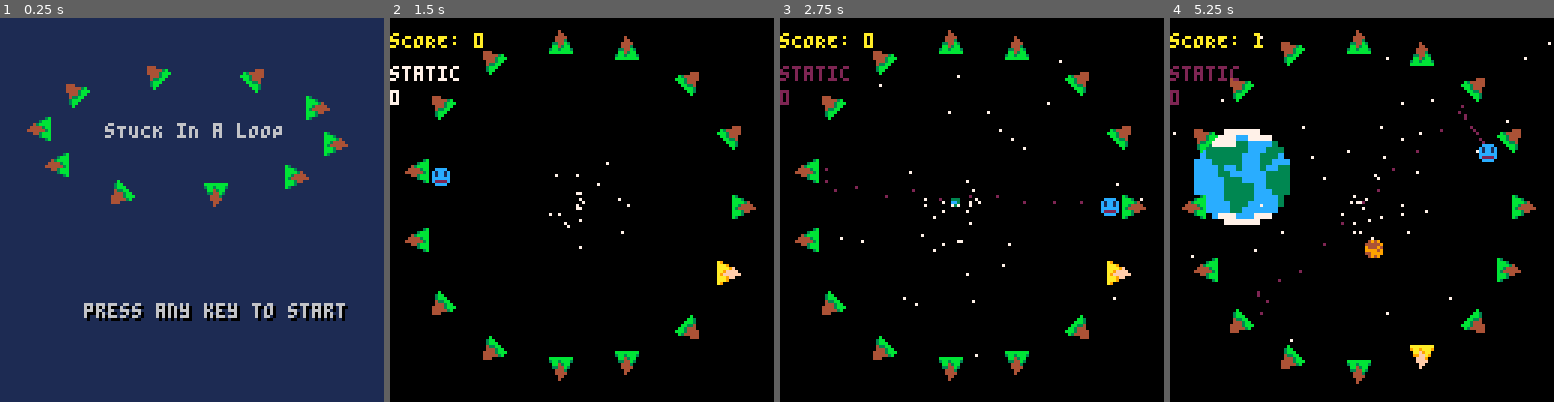
Above: before the commit, frames 1-4 (left to right).
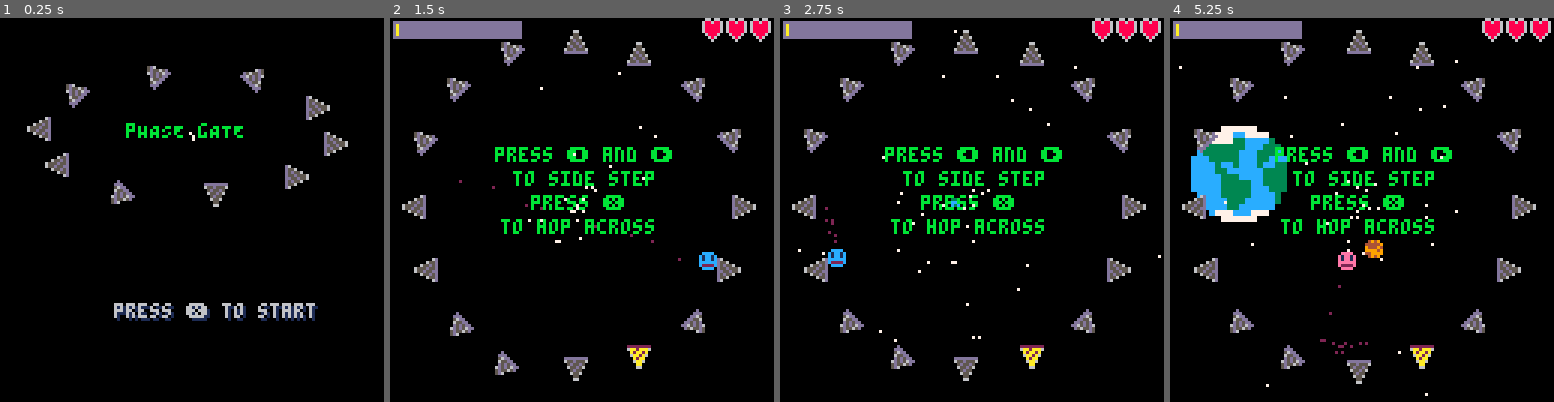
Above: after the commit, the same moments.

Repository: admiralento/pico8wolfertbrothers
Game: PICO-8 cartridge stuckinloop.p8
The game is run twice, just before and just after one commit, with the same random seed, the same clock (stepped at 60 frames per second) and the same inputs.
Inputs:
- Up to frame 1 (0.25 s): no input
- Up to frame 2 (1.5 s): tap X (X key) at 0.33, 1.07 s; tap O (Z key) at 0.7 s
- Up to frame 3 (2.75 s): hold Right 1.6-2.1 s; tap O (Z key) at 1.7, 2.1, 2.5 s; tap X (X key) at 1.85 s; hold Up 2.15-2.42 s; hold Right from 2.47 s (still down)
- Up to frame 4 (5.25 s): tap O (Z key) every 0.4 s from 2.9 to 4.9 s; tap X (X key) at 2.97, 4.08, 5.2 s; release Right at 3.03 s; hold Left 3.08-3.58 s; hold Down 3.63-3.97 s; hold Right 4.02-4.68 s; hold Up 4.73-5.03 s; hold Left from 5.08 s (still down)

The runs differ from the first frame. In frame 1, 99% of the frame differs, in the area x 0-100%, y 0-100%; in frame 2, 12%; in frame 3, 13%; in frame 4, 12%.

Commit message:
better cards, instructions, life and pickup counter

Diff:
--- a/stuckinloop.p8
+++ b/stuckinloop.p8
@@ -9,11 +9,13 @@
 spr_player = 33
 spr_player_dash = 34
 spr_boss = 14
+life_get_pickup_cnt = 20
 
 --global varibles
 platform_cnt = 15
 starting_platform = 1
 points = 0
+pickups = 0
 actors = {}
 particles = {}
 platforms = {}
@@ -30,7 +32,7 @@
 prev_button_states = btn()
 spin_start = 0
 
-debug_testing = true
+debug_testing = false
 
 function make_actor(s,x,y,w,h)
  --basic datatype for most objects
@@ -159,16 +161,18 @@
  gamelevel = 1
  progress_event = 5 -- five sand tiles
  points = 0
-
+	pickups = 0
+	_update60()
 end
 
 function end_game()
  platforms = {}
  actors = {}
  player = {}
- boss = {}
+ --boss = {}
  dynamics = {}
  gamestate = "end"
+	generate_platforms(10)
 end
 
 -->8
@@ -180,7 +184,16 @@
 	update_all_platforms()
 	update_background_objects()
 
- if (gamestate == "game") then
+if (gamestate == "menu") then
+	if (totalframes % 10 == 0) then
+		for n=1,3 do
+			gen_star_particle(cx,40,7)
+		end
+	end
+	if(btn() > 0) then
+		start_game()
+	end
+elseif (gamestate == "game") then
 		if (totalframes % 10 == 0) then
 			for n=1,3 do
 		  gen_star_particle(cx,cy,7)
@@ -191,7 +204,7 @@
 			gen_planet()
 		end
 
-  get_user_input()
+		get_user_input()
   remove_desert_if_touching()
 		update_player()
 
@@ -217,14 +230,16 @@
 
   advance_game_level()
 
- elseif (gamestate == "menu") then
-  if(btn() > 0) then
-   start_game()
-  end
  elseif (gamestate == "end") then
-  if (totalframes % 10 == 0) then
-   gen_firework_particle(rnd(128),rnd(128))
-  end
+		if (totalframes % 10 == 0) then
+			if (#platforms > 0 and boss.state != "dead") then
+				local c = get_actor_center(platforms[ceil(rnd(#platforms))])
+				gen_firework_particle(c.x,c.y)
+			end
+			for n=1,3 do
+		  gen_star_particle(cx,40,7)
+		 end
+		end
   if(btn(❎) and btn(🅾️)) then
    start_game()
   end
@@ -247,7 +262,7 @@
   player.frames = 10
   player.s = 34
  end
- if btnp(4) then
+ if btnp(5) then
   player.current_platform =
    ((player.current_platform - (ceil(#platforms/2)) - 1) % #platforms) + 1
   player.state = "jumping"
@@ -305,6 +320,15 @@
 		draw_background()
 	 draw_particles()
 		draw_actors()
+		draw_player_health()
+		draw_pickup_counter()
+
+		if (gamelevel == 1) then
+			print("press ⬅️ and ➡️",cx-28,cy-20,11)
+			print("to side step",cx-22,cy-12,11)
+			print("press ❎",cx-16,cy-4,11)
+			print("to hop across",cx-26,cy+4,11)
+		end
 
 		if (debug_testing) then
 	  print(boss.action,0,16)
@@ -313,20 +337,25 @@
 		end
 
  elseif (gamestate == "menu") then
-  rectfill(0,0,128,128,1)
+  rectfill(0,0,128,128,0)
+		draw_particles()
 		draw_actors()
-  print("sTUCK iN a lOOP",35,35,6)
-		print("press any key to start",20+10*cos(0.005*(totalframes-5)),100+5*sin(0.005*2*(totalframes-5)),0)
-  print("press any key to start",20+10*cos(0.005*totalframes),100+5*sin(0.005*2*totalframes),6)
+  print("pHASE gATE",42,35,11)
+		print("press ❎ to start",30+10*cos(0.005*(totalframes-5)),100+5*sin(0.005*2*(totalframes-5)),1)
+  print("press ❎ to start",30+10*cos(0.005*totalframes),100+5*sin(0.005*2*totalframes),6)
 
  elseif (gamestate == "end") then
-  rectfill(0,0,128,128,2)
-  draw_particles()
-  for i=1,16 do
-   print("you got looped",cx + 30*cos((i/16) + time()/4) - 25,cy + 30*sin((i/16) + time()/8) - 20,i)
-  end
-  print("sCORE: "..tostring(points),40,85)
-  print("press ❎ and 🅾️ to play again",5,100,0)
+		rectfill(0,0,128,128,0)
+		draw_particles()
+		draw_actors()
+		if (boss.state == "dead") then
+		 print("cONGRATS!",46,35,11)
+			print("mission sucessful!",30,90,11)
+	 else
+			print("gAME oVER",45,35,11)
+			print("the phasegate was destroyed!",10,90,11)
+	 end
+  print("press ❎ and 🅾️ to play again",9,100,11)
  end
 end
 
@@ -345,6 +374,19 @@
 		local d = distance_to_center(b.x,b.y) --fudge
   sspr(sx,sy,b.w*8,b.h*8,b.x,b.y,(d/30)*16,(d/30)*16)
  end
+end
+
+function draw_player_health()
+	for i=1,player.life do
+		spr(16,8*(16-i),0)
+	end
+end
+
+function draw_pickup_counter()
+	rectfill(1,1,2*life_get_pickup_cnt+3,6,13)
+	for i=1,pickups do
+		line(2*i,2,2*i,5,10)
+	end
 end
 
 function draw_particles()
@@ -491,13 +533,31 @@
  end
 end
 
+function remove_platforms(n)
+ --removes platforms
+ for i=1,n do
+  local p = platforms[ceil(rnd(#platforms))]
+  del(platforms,p)
+		del(actors,p)
+ end
+ for i=1,#platforms do
+  platforms[i].state = "seeking"
+  set_actor_frames(platforms[i],100)
+ end
+end
+
 function update_all_platforms()
 	if (gamestate == "menu") then
 		if (totalframes % 180 == 0) then add_platforms(1) end
-	 place_platforms_ellispe(cx,40,
+		place_platforms_ellispe(cx,40,
 			50+5*slow_start_sin(0.0035*(totalframes-spin_start),1),
 			20+5*slow_start_sin(0.0035*(totalframes-spin_start),1),
 			0.005*totalframes)
+	elseif (gamestate == "end") then
+		if (totalframes % 30 == 0 and boss.state != "dead") then remove_platforms(1) end
+		place_platforms_ellispe(cx,40,
+			50*cos(0.005*totalframes),
+			30*sin(0.005*totalframes),0.005*totalframes)
 	else
 		if (gamelevel == 1 or gamelevel == 2) then
 	  place_platforms_circle(cx,cy,55,1.0)
@@ -641,6 +701,7 @@
   platforms[player.current_platform].spriteset = {1,2,3}
   sfx(2)
   points += 1
+		inc_pickups(1)
   if (gamelevel == 1) then
    progress_event -= 1
    if (progress_event > 0) then
@@ -675,6 +736,15 @@
 
 function make_random_platform_into_desert()
  change_platform_to_desert_sprites(random_platform(p.current_platform))
+end
+
+function inc_pickups(x)
+	pickups += x
+	while (pickups >= life_get_pickup_cnt) do
+	 pickups -= life_get_pickup_cnt
+		player.life += 1
+		-- needs a sound effect
+ end
 end
 
 -->8
@@ -1503,22 +1573,22 @@
 
 
 __gfx__
-00000000bbbbbbbbb300000000000b00aaaaaaaaa900000000000a0000000000000000000000000000000000000000000000000dd00000000000000dd0000000
-000000003bb3bbb3bbb300000000bb309aa9aaa9aaa900000000aa900000000000000000000000000000000000000000000000deed000000000000daad000000
-000000000bb43bb0bbbb3400000bbb300aaf9aa0aaaa9f00000aaa900000000000000000000000000000000000000000000000deed000000000000daad000000
-0000000003344b30bb34444000bb3340099ffa90aa9ffff000aa99f0000000000000000000000000000000000000000000000d1ee1d0000000000daaaad00000
-0000000000444300b34444440bb3444000fff900a9ffffff0aa9fff00000000000000000000000000000000000000000ddddd19ee91dddddddddd99aa99ddddd
-0000000000444400bbb34400bbb3444400ffff00aaa9ff00aaa9ffff0000000000000000000000000000000000000000deee199ee991eeeddaaaa92aa29aaaad
-0000000000044000bbb300000b344444000ff000aaa900000a9fffff00000000000000000000000000000000000000000deee92ee29eeed00daaa92aa29aaad0
-0000000000040000b300000000000444000f0000a900000000000fff000000000000000000000000000000000000000000dee92ee29eed0000daa92aa29aad00
-0000000000000000aaaaaaaa999999998888888800000000000000000000000000000000000000000000000000000000000deeeeeeeed000000daaaaaaaad000
-0000000000a99a00a000000a900000098000000800000000000000000000000000000000000000000000000000000000000dee2222eed000000da2aaaaaad000
-000000000a9889a0a000000a90000009800000080000000000000000000000000000000000000000000000000000000000deeeeeeeeeed0000daaa2222aaad00
-0000000009888890a000000a90000009800000080000000000000000000000000000000000000000000000000000000000deeeeeeeeeed0000daaaaaaaaaad00
-0000000009888890a000000a9000000980000008000000000000000000000000000000000000000000000000000000000deeeeeddeeeeed00daaaaaddaaaaad0
-000000000a9889a0a000000a9000000980000008000000000000000000000000000000000000000000000000000000000deeedd00ddeeed00daaadd00ddaaad0
-0000000000a99a00a000000a900000098000000800000000000000000000000000000000000000000000000000000000deedd000000ddeeddaadd000000ddaad
-0000000000000000aaaaaaaa999999998888888800000000000000000000000000000000000000000000000000000000ddd0000000000dddddd0000000000ddd
+00000000ddddddddd600000000000d0022222222260000000000020000000000000000000000000000000000000000000000000dd00000000000000dd0000000
+00000000655d5556d55600000000ddd06aa2aaa62aa60000000022200000000000000000000000000000000000000000000000deed000000000000daad000000
+0000000005d55d50d5d55600000dd6500a2aa2a02a2aa600000226a00000000000000000000000000000000000000000000000deed000000000000daad000000
+000000000655d560d55d555600dd556006aa2a602aa2aaa60022aa60000000000000000000000000000000000000000000000d1ee1d0000000000daaaad00000
+00000000005d5500dd55d5560dd5d5d000a2aa0022aa2aa6022a2a200000000000000000000000000000000000000000ddddd19ee91dddddddddd99aa99ddddd
+0000000000655600d5d55600dd65d5d6006aa6002a2aa600226a2a260000000000000000000000000000000000000000deee199ee991eeeddaaaa92aa29aaaad
+0000000000055000d55600000d5655d5000aa0002aa6000002a6aa2a00000000000000000000000000000000000000000deee92ee29eeed00daaa92aa29aaad0
+0000000000066000d6000000000006d500066000260000000000062a000000000000000000000000000000000000000000dee92ee29eed0000daa92aa29aad00
+0660660000000000aaaaaaaa999999998888888800000000000000000000000000000000000000000000000000000000000deeeeeeeed000000daaaaaaaad000
+6886886000a99a00a000000a900000098000000800000000000000000000000000000000000000000000000000000000000dee2222eed000000da2aaaaaad000
+688888600a9889a0a000000a90000009800000080000000000000000000000000000000000000000000000000000000000deeeeeeeeeed0000daaa2222aaad00
+6888886009888890a000000a90000009800000080000000000000000000000000000000000000000000000000000000000deeeeeeeeeed0000daaaaaaaaaad00
+6888886009888890a000000a9000000980000008000000000000000000000000000000000000000000000000000000000deeeeeddeeeeed00daaaaaddaaaaad0
+068886000a9889a0a000000a9000000980000008000000000000000000000000000000000000000000000000000000000deeedd00ddeeed00daaadd00ddaaad0
+0068600000a99a00a000000a900000098000000800000000000000000000000000000000000000000000000000000000deedd000000ddeeddaadd000000ddaad
+0006000000000000aaaaaaaa999999998888888800000000000000000000000000000000000000000000000000000000ddd0000000000dddddd0000000000ddd
 000000000000000000000000000000000000000000000000000000000000000000000000000000000000000dd00000000000000dd00000000000000dd0000000
 0000000000cccc0000eeee0000aaaa00000000000000000000000000000000000000000000000000000000dffd000000000000deed000000000000d88d000000
 000000000c1cc1c00e1ee1e00a1aa1a0000000000000000000000000000000000000000000000000000000dffd000000000000deed000000000000d88d000000
